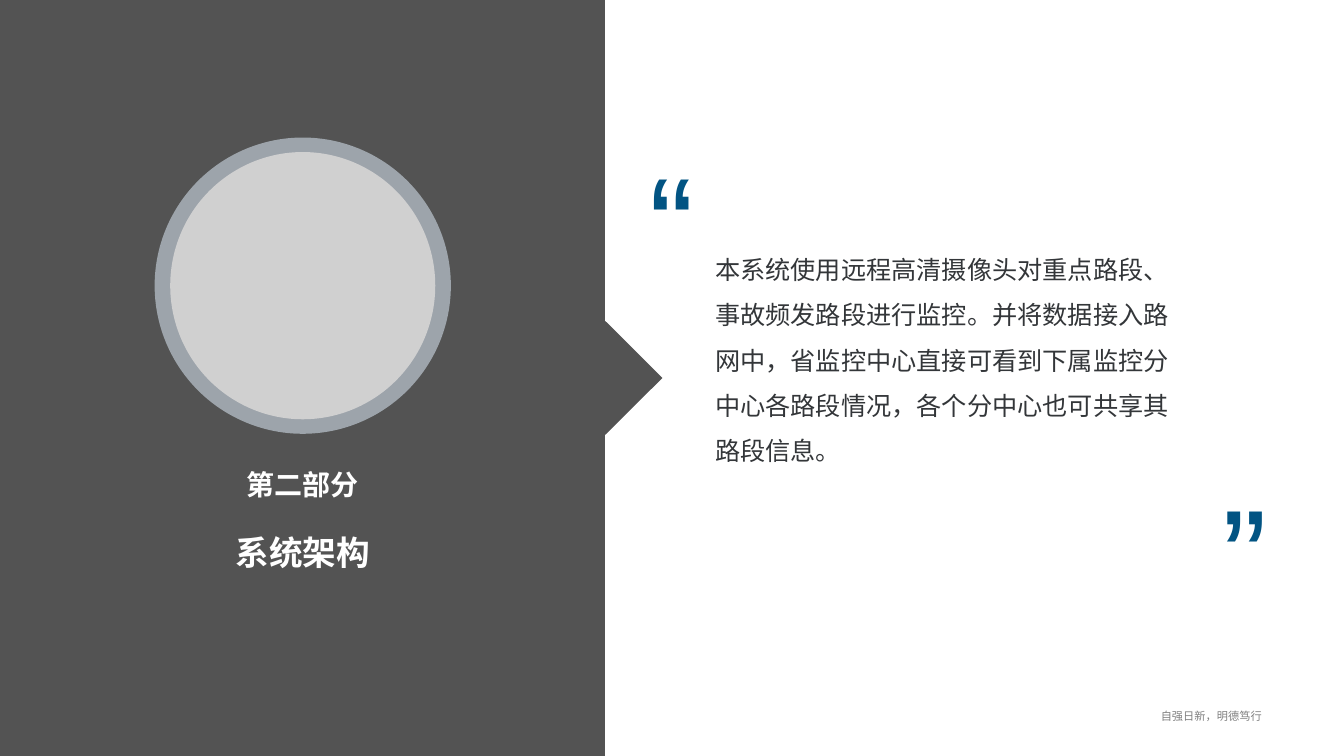
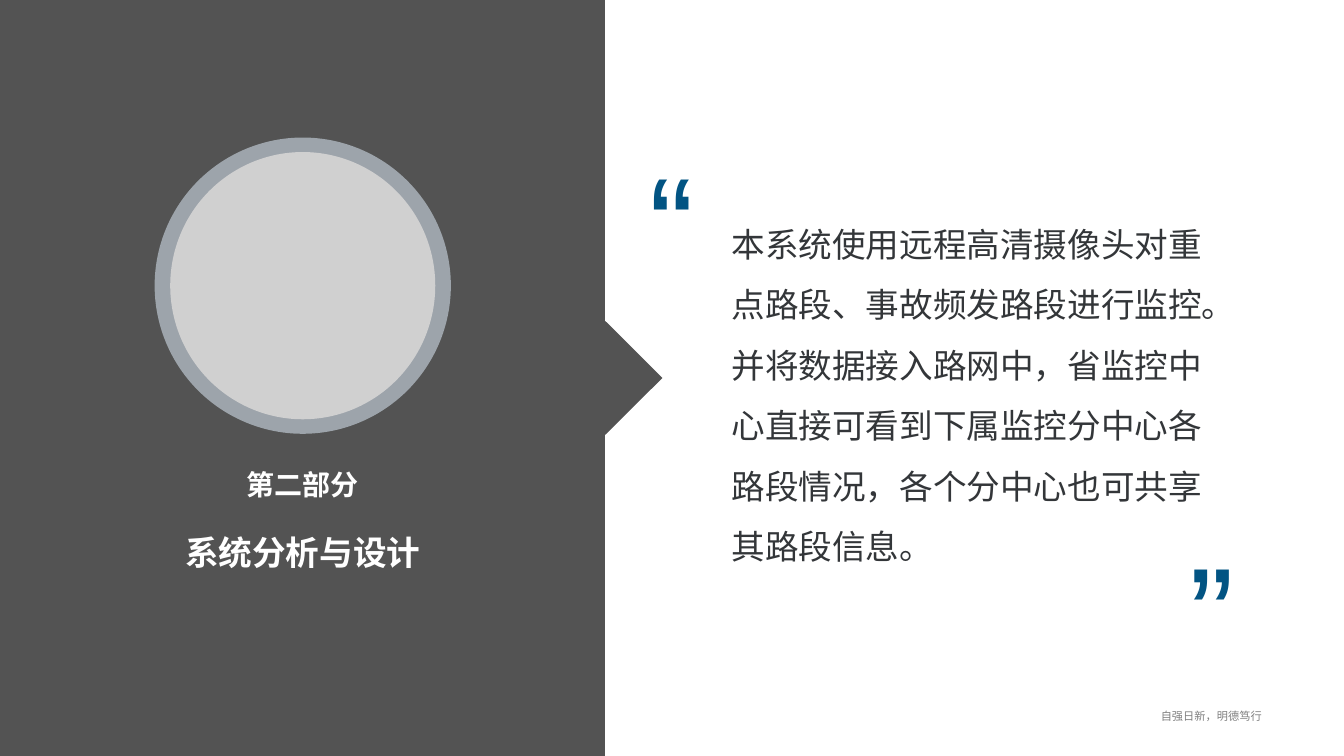
Before and after one commit to er-yang/HW, a slide deck: slide 5 of doc/路面监控系统.pptx. Drawn at 1344x756 pixels with LibreOffice and Linux fonts; fonts in the diff are those of the drawing; grey boxes stand for pictures; background and template pictures are left out. Boxes give left, top, right and bottom in pixels: in the first picture for what was removed or moved away, otherwise in the second. Text is boxed around its words. In the diff, an @@ line names an element or a change of style, - is before the commit and + after.

```diff
--- a/doc/路面监控系统.pptx
+++ b/doc/路面监控系统.pptx
@@ text "本系统使用远程高清摄像头对重点路段、事故频发路段进行监控。并将数据接入路网中，省监控中心直接可看到下属监控分中心各路段情 ...": place and size @@
-text "本系统使用远程高清摄像头对重点路段、事故频发路段进行监控。并将数据接入路网中，省监控中心直接可看到下属监控分中心各路段情 ..." at box(715, 258, 1169, 462)
+text "本系统使用远程高清摄像头对重点路段、事故频发路段进行监控。并将数据接入路网中，省监控中心直接可看到下属监控分中心各路段情 ..." at box(732, 228, 1236, 562)
@@ text "本系统使用远程高清摄像头对重点路段、事故频发路段进行监控。并将数据接入路网中，省监控中心直接可看到下属监控分中心各路段情 ..." at box(732, 228, 1236, 562): size 18 to 24 pt @@
@@ text at box(185, 536, 420, 568): text changed @@
-系统架构
+系统分析与设计
@@ text "”": place and size @@
-text "”" at box(1213, 466, 1278, 639)
+text "”" at box(1180, 523, 1245, 697)
```
Also in this commit, not shown: 12 other slides changed, 3 slides added.
